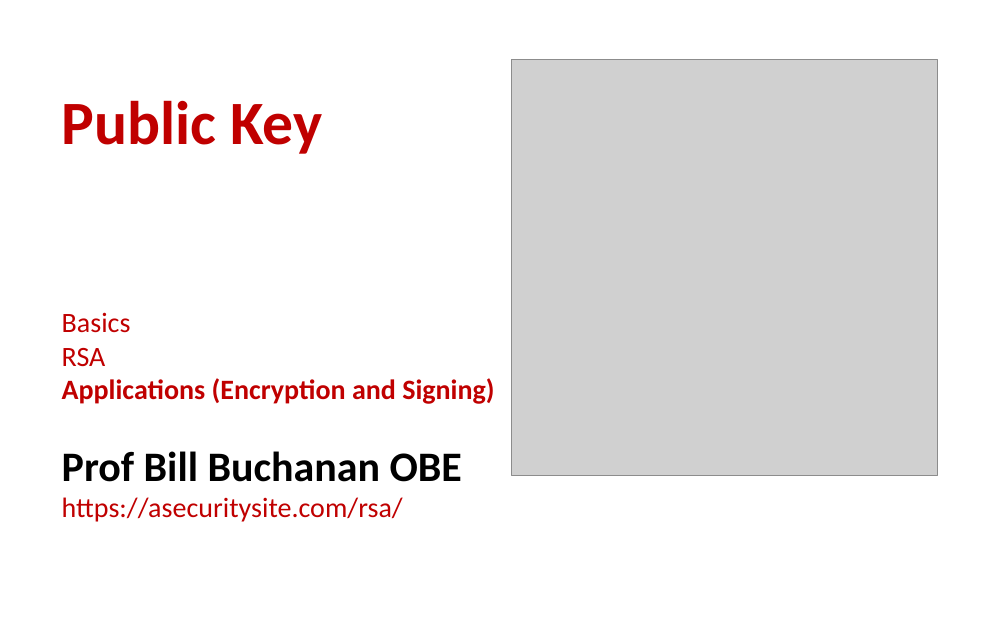
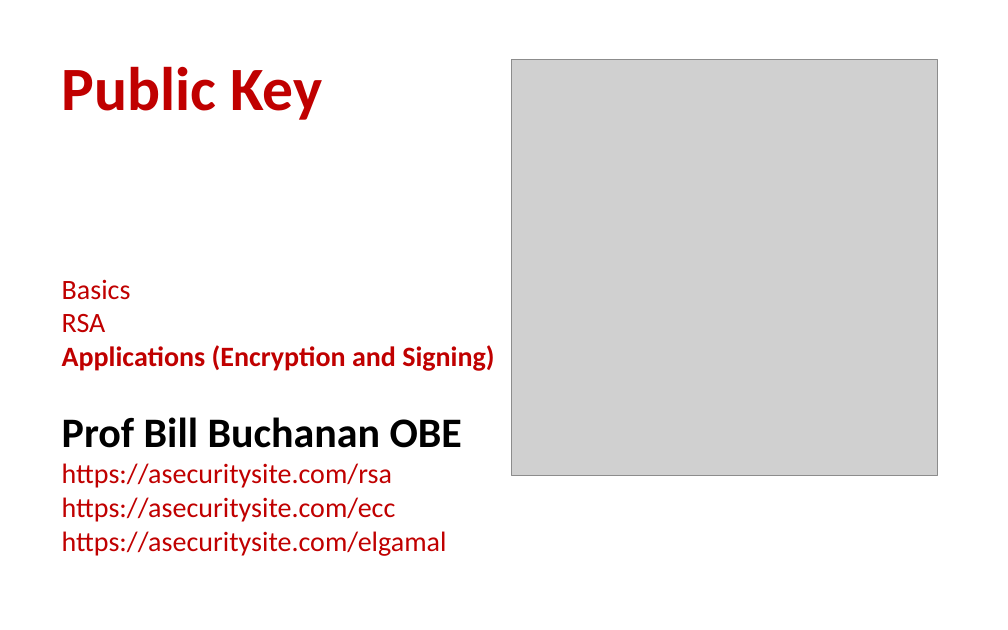
Before and after one commit to billbuchanan/csn09112, a slide deck: slide 11 of week06_public_key/lecture/chapter04_public.ppt (slide 10 before the commit). Drawn at 1008x630 pixels with LibreOffice and Linux fonts; fonts in the diff are those of the drawing; grey boxes stand for pictures. Boxes give left, top, right and bottom in pixels: in the first picture for what was removed or moved away, otherwise in the second. Text is boxed around its words. In the diff, an @@ line names an element or a change of style, - is before the commit and + after.

```diff
--- a/week06_public_key/lecture/chapter04_public.ppt
+++ b/week06_public_key/lecture/chapter04_public.ppt
@@ title at <box>62,279,494,556</box>: text changed; bold off @@
-Public Key
-Basics
-RSA
-Applications (Encryption and Signing)
-Prof Bill Buchanan OBE
-https://asecuritysite.com/rsa/
+Public Key
+Basics
+RSA
+Applications (Encryption and Signing)
+Prof Bill Buchanan OBE
+https://asecuritysite.com/rsa
+https://asecuritysite.com/ecc
+https://asecuritysite.com/elgamal
```
Also in this commit, not shown: 3 other slides changed, 2 slides added, 1 other file.
